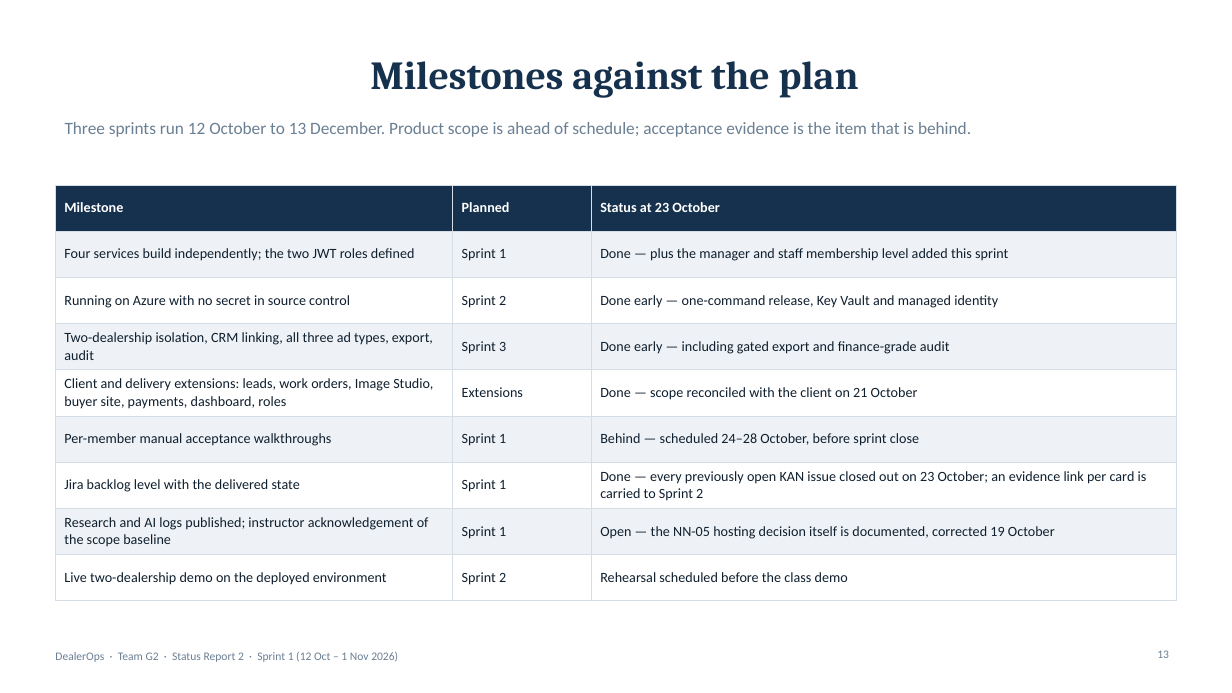
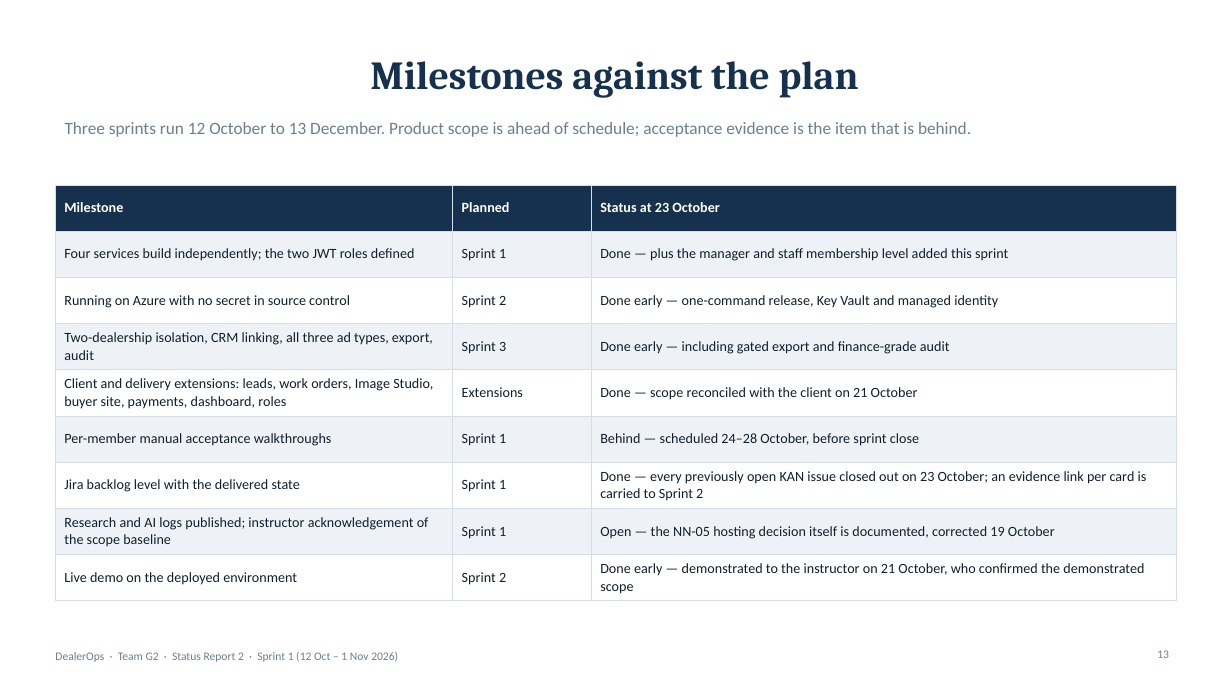
Before and after one commit to YUANDONG-YANG/DealerOps, a slide deck: slide 13 of project-plan/StatusReports2/DealerOps Status Report 2 - Sprint 1 - Group 2.pptx. Drawn at 1232x693 pixels with LibreOffice and Linux fonts; fonts in the diff are those of the drawing. Boxes give left, top, right and bottom in pixels: in the first picture for what was removed or moved away, otherwise in the second. Text is boxed around its words. In the diff, an @@ line names an element or a change of style, - is before the commit and + after.

```diff
--- a/project-plan/StatusReports2/DealerOps Status Report 2 - Sprint 1 - Group 2.pptx
+++ b/project-plan/StatusReports2/DealerOps Status Report 2 - Sprint 1 - Group 2.pptx
@@ table at box(55, 185, 1177, 598) @@
-row 9, column 1: Live two-dealership demo on the deployed environment
+row 9, column 1: Live demo on the deployed environment
-row 9, column 3: Rehearsal scheduled before the class demo
+row 9, column 3: Done early — demonstrated to the instructor on 21 October, who confirmed the demonstrated scope
```
Also in this commit, not shown: 2 other slides changed, 1 other file.
